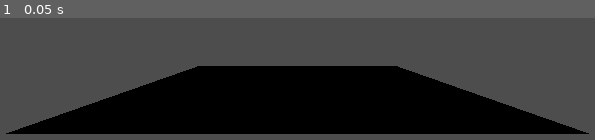
Above: before the commit, frame 1.
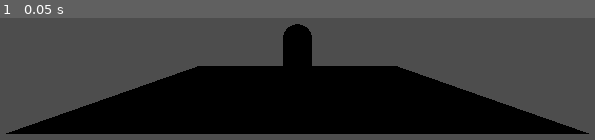
Above: after the commit, the same moment.

Repository: CoreyStar7/Godot-Sandbox
Game: Godot game, scene res://world.tscn
Same seed, same stepped clock (60 frames per second), same inputs: the game is played once before the commit and once after it. Before the commit the project starts from res://node_3d.tscn.
Inputs:
- Up to frame 1 (0.05 s): no input

The runs differ from the first frame. In frame 1, 1.5% of the frame differs, in the area x 47-53%, y 4-40%.

Commit message:
Updating Scene

Diff:
--- a/node_3d.tscn
+++ /dev/null
@@ -1,20 +0,0 @@
-[gd_scene load_steps=3 format=3 uid="uid://bjxb838vse81h"]
-
-[sub_resource type="BoxShape3D" id="BoxShape3D_1lrcs"]
-
-[sub_resource type="PlaneMesh" id="PlaneMesh_o2oj1"]
-
-[node name="Node3D" type="Node3D"]
-
-[node name="Area3D" type="Area3D" parent="."]
-
-[node name="CollisionShape3D" type="CollisionShape3D" parent="Area3D"]
-transform = Transform3D(2, 0, 0, 0, 2, 0, 0, 0, 2, 0, 0, 0)
-shape = SubResource("BoxShape3D_1lrcs")
-
-[node name="MeshInstance3D" type="MeshInstance3D" parent="Area3D/CollisionShape3D"]
-transform = Transform3D(0.5, 0, 0, 0, 1, 0, 0, 0, 0.5, 0, 0, 0)
-mesh = SubResource("PlaneMesh_o2oj1")
-
-[node name="Camera3D" type="Camera3D" parent="Area3D"]
-transform = Transform3D(1, 0, 0, 0, 1, 0, 0, 0, 1, 0, 0.35, 2)
--- a/project.godot
+++ b/project.godot
@@ -11,10 +11,37 @@
 [application]
 
 config/name="Godot-Sandbox"
-run/main_scene="res://node_3d.tscn"
+run/main_scene="res://world.tscn"
 config/features=PackedStringArray("4.1", "Forward Plus")
 config/icon="res://icon.svg"
 
 [dotnet]
 
 project/assembly_name="Godot-Sandbox"
+
+[input]
+
+move_left={
+"deadzone": 0.5,
+"events": [Object(InputEventKey,"resource_local_to_scene":false,"resource_name":"","device":-1,"window_id":0,"alt_pressed":false,"shift_pressed":false,"ctrl_pressed":false,"meta_pressed":false,"pressed":false,"keycode":0,"physical_keycode":65,"key_label":0,"unicode":97,"echo":false,"script":null)
+, Object(InputEventJoypadButton,"resource_local_to_scene":false,"resource_name":"","device":-1,"button_index":13,"pressure":0.0,"pressed":false,"script":null)
+]
+}
+move_right={
+"deadzone": 0.5,
+"events": [Object(InputEventKey,"resource_local_to_scene":false,"resource_name":"","device":-1,"window_id":0,"alt_pressed":false,"shift_pressed":false,"ctrl_pressed":false,"meta_pressed":false,"pressed":false,"keycode":0,"physical_keycode":68,"key_label":0,"unicode":100,"echo":false,"script":null)
+, Object(InputEventJoypadButton,"resource_local_to_scene":false,"resource_name":"","device":-1,"button_index":14,"pressure":0.0,"pressed":false,"script":null)
+]
+}
+move_forward={
+"deadzone": 0.5,
+"events": [Object(InputEventKey,"resource_local_to_scene":false,"resource_name":"","device":-1,"window_id":0,"alt_pressed":false,"shift_pressed":true,"ctrl_pressed":false,"meta_pressed":false,"pressed":false,"keycode":0,"physical_keycode":87,"key_label":0,"unicode":87,"echo":false,"script":null)
+, Object(InputEventJoypadButton,"resource_local_to_scene":false,"resource_name":"","device":-1,"button_index":11,"pressure":0.0,"pressed":false,"script":null)
+]
+}
+move_backward={
+"deadzone": 0.5,
+"events": [Object(InputEventKey,"resource_local_to_scene":false,"resource_name":"","device":-1,"window_id":0,"alt_pressed":false,"shift_pressed":false,"ctrl_pressed":false,"meta_pressed":false,"pressed":false,"keycode":0,"physical_keycode":83,"key_label":0,"unicode":115,"echo":false,"script":null)
+, Object(InputEventJoypadButton,"resource_local_to_scene":false,"resource_name":"","device":-1,"button_index":12,"pressure":0.0,"pressed":false,"script":null)
+]
+}
--- /dev/null
+++ b/world.tscn
@@ -0,0 +1,33 @@
+[gd_scene load_steps=4 format=3 uid="uid://bjxb838vse81h"]
+
+[sub_resource type="CapsuleMesh" id="CapsuleMesh_ulymx"]
+
+[sub_resource type="BoxShape3D" id="BoxShape3D_1lrcs"]
+
+[sub_resource type="PlaneMesh" id="PlaneMesh_o2oj1"]
+
+[node name="World" type="Node3D"]
+transform = Transform3D(1, 0, 0, 0, 1, 0, 0, 0, 1, 0.00433123, -0.00448036, -0.0013057)
+
+[node name="Camera3D" type="Camera3D" parent="."]
+transform = Transform3D(1, 0, 0, 0, 1, 0, 0, 0, 1, 0, 0.35, 2)
+
+[node name="Area3D" type="Area3D" parent="."]
+
+[node name="PlayerCharacter" type="CharacterBody3D" parent="Area3D"]
+transform = Transform3D(0.2, 0, 0, 0, 0.2, 0, 0, 0, 0.2, 0, 0.2, 0)
+
+[node name="CollisionPolygon3D" type="CollisionPolygon3D" parent="Area3D/PlayerCharacter"]
+
+[node name="MeshInstance3D" type="MeshInstance3D" parent="Area3D/PlayerCharacter/CollisionPolygon3D"]
+mesh = SubResource("CapsuleMesh_ulymx")
+
+[node name="Map" type="Area3D" parent="."]
+
+[node name="CollisionShape3D" type="CollisionShape3D" parent="Map"]
+transform = Transform3D(2, 0, 0, 0, 2, 0, 0, 0, 2, 0, 0, 0)
+shape = SubResource("BoxShape3D_1lrcs")
+
+[node name="MeshInstance3D" type="MeshInstance3D" parent="Map/CollisionShape3D"]
+transform = Transform3D(0.5, 0, 0, 0, 1, 0, 0, 0, 0.5, 0, 0, 0)
+mesh = SubResource("PlaneMesh_o2oj1")
